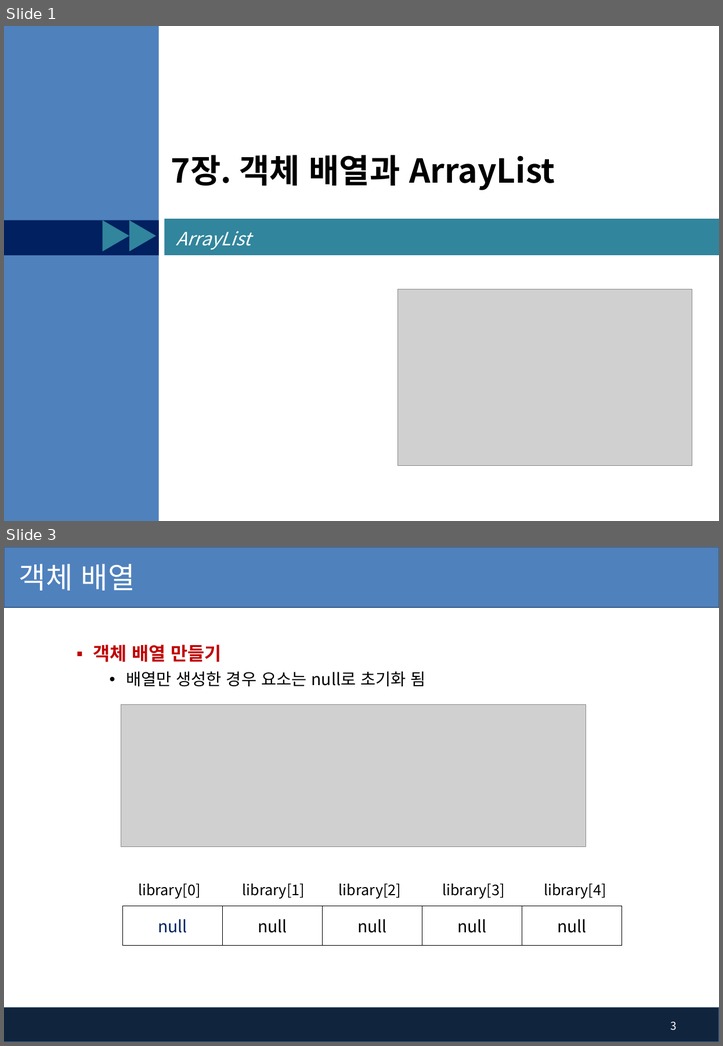
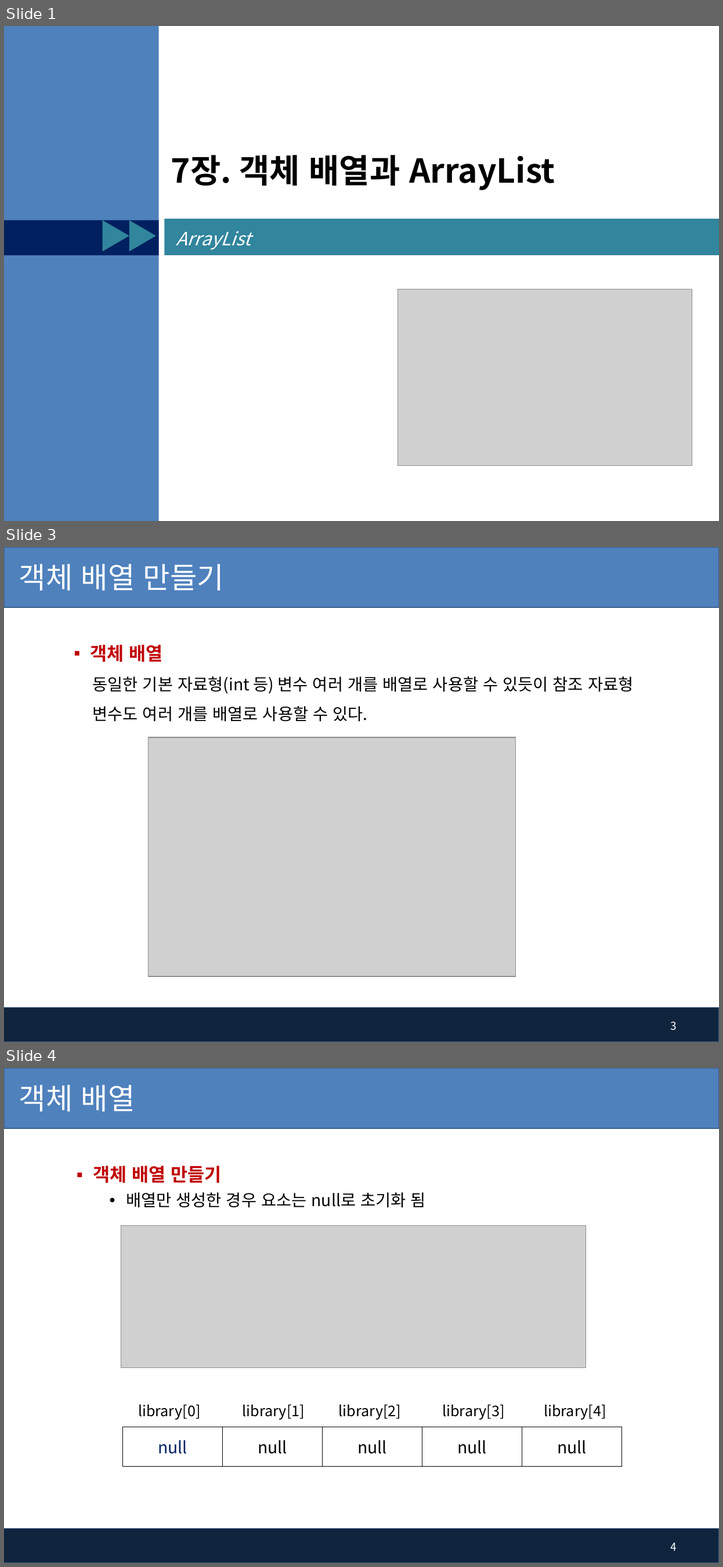
Before and after one commit to pshho/ngreen_project, a slide deck: javaWorks/자료/java_ppt/7장. 배열 객체와 ArrayList.pptx. Shown one above the other, each under a label of ours: slides 1 and 3 before the commit, slides 1, 3 and 4 after it; the slides between them are not shown. The pictures are 723x1046 and 723x1567 pixels, drawn with LibreOffice and Linux fonts; fonts in the diff are those of the drawing; grey boxes stand for pictures; background and template pictures are left out. Boxes give left, top, right and bottom in pixels: in the first picture for what was removed or moved away, otherwise in the second. Text is boxed around its words. In the diff, an @@ line names an element or a change of style, - is before the commit and + after.

```diff
--- a/javaWorks/자료/java_ppt/7장. 배열 객체와 ArrayList.pptx
+++ b/javaWorks/자료/java_ppt/7장. 배열 객체와 ArrayList.pptx
@@ slide 3 added at [4, 547, 719, 1042], background #FFFFFF; not listed: 2 template elements that a slide beside it also shows @@
@@ title added at [19, 564, 224, 591], 32 pt, text #FFFFFF @@
+객체 배열 만들기
@@ text added at [90, 644, 163, 662], 20 pt, text #C00000, bold @@
+▪ 객체 배열
@@ text added at [92, 676, 633, 722], 18 pt, text #000000 @@
+동일한 기본 자료형(int 등) 변수 여러 개를 배열로 사용할 수 있듯이 참조 자료형 변수도 여러 개를 배열로 사용할 수 있다.
@@ picture added at [148, 737, 516, 976] @@
@@ page number added at [670, 1021, 676, 1030], 12 pt, text #FFFFFF @@
+3
@@ what was slide 3 is now slide 4 @@
@@ page number at [670, 1542, 676, 1551]: text changed @@
-3
+4
```
Also in this commit, not shown: 2 slides changed, 1 other slide added, 58 other files.
